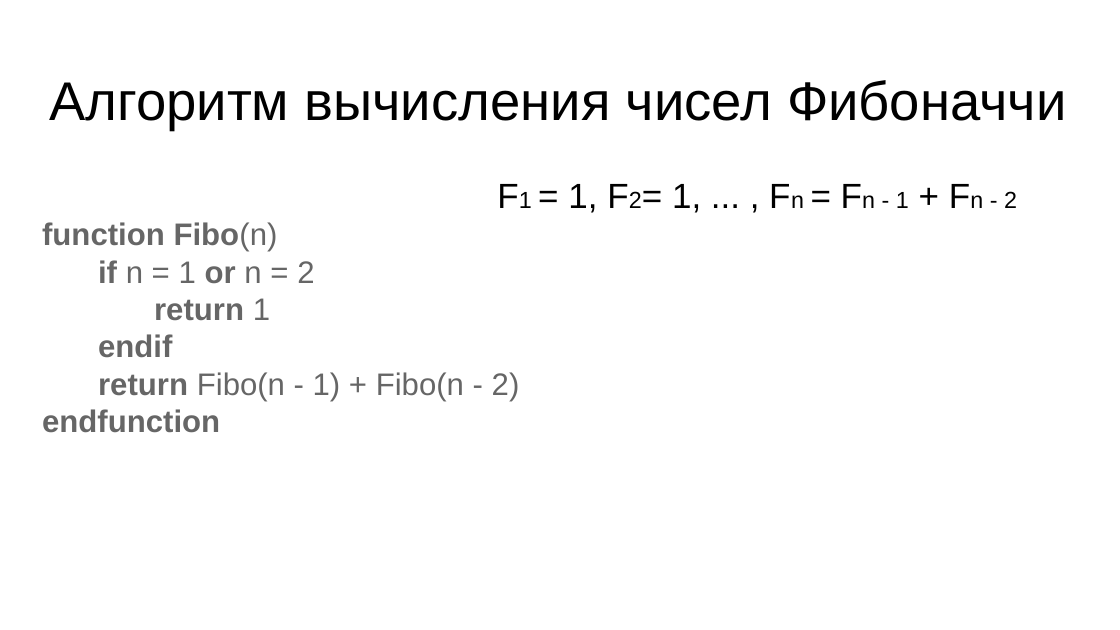
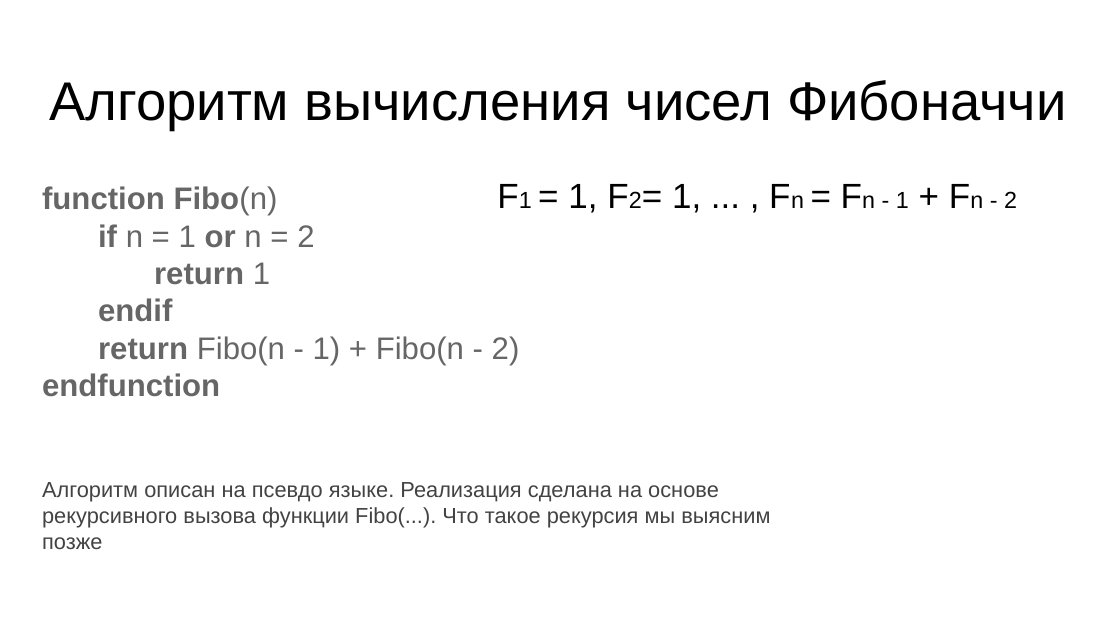
Before and after one commit to skhayrulin/python_course, a slide deck: slide 28 of lecture/Lecture3.pptx (slide 12 before the commit). Drawn at 1120x630 pixels with LibreOffice and Linux fonts; fonts in the diff are those of the drawing. Boxes give left, top, right and bottom in pixels: in the first picture for what was removed or moved away, otherwise in the second. Text is boxed around its words. In the diff, an @@ line names an element or a change of style, - is before the commit and + after.

```diff
--- a/lecture/Lecture3.pptx
+++ b/lecture/Lecture3.pptx
@@ text "function Fibo(n)": place and size @@
-text "function Fibo(n)" at (42,222,520,433)
+text "function Fibo(n)" at (42,186,520,397)
@@ text added at (42,482,770,549), 14 pt, text #434343 @@
+Алгоритм описан на псевдо языке. Реализация сделана на основе рекурсивного вызова функции Fibo(...). Что такое рекурсия мы выясним позже
```
Also in this commit, not shown: 10 other slides changed, 38 slides added, 4 slides removed, 1 other file.
